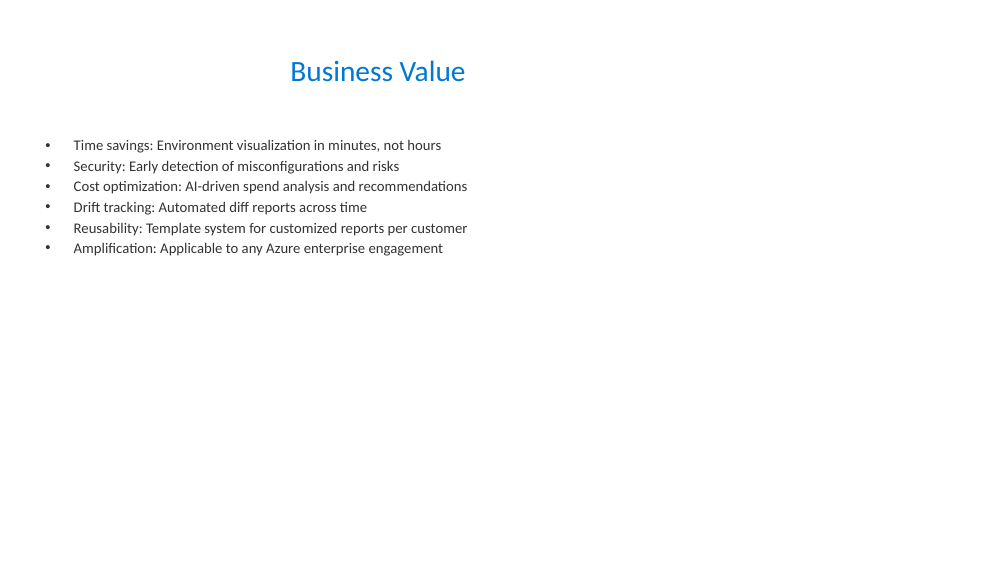
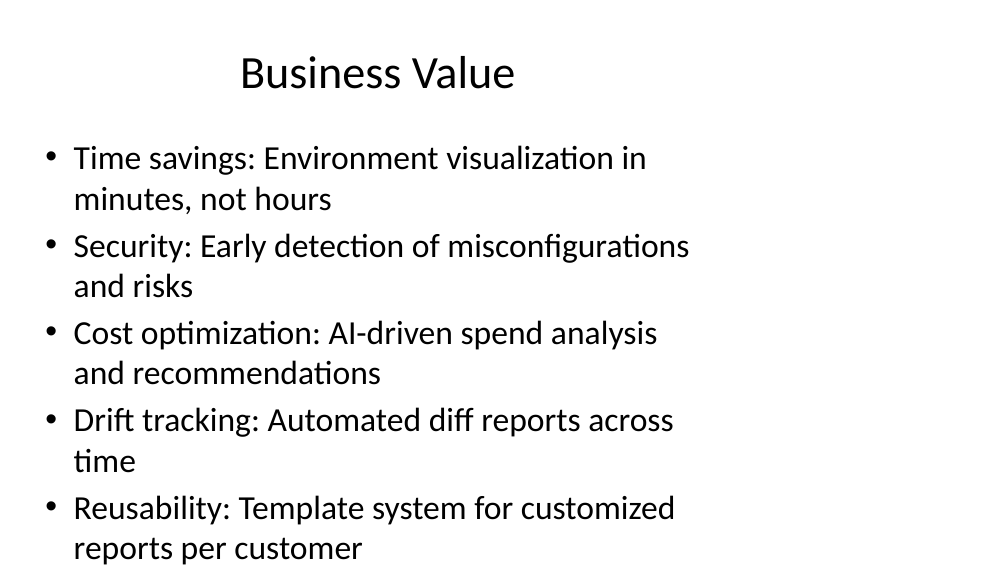
Before and after one commit to aktsmm/azure-ops-dashboard, a slide deck: slide 5 of presentations/AzureOpsDashboard.pptx. Drawn at 1008x567 pixels with LibreOffice and Linux fonts; fonts in the diff are those of the drawing. Boxes give left, top, right and bottom in pixels: in the first picture for what was removed or moved away, otherwise in the second. Text is boxed around its words. In the diff, an @@ line names an element or a change of style, - is before the commit and + after.

Commit message:
docs: regenerate PPTX with skill template script (fixed template)

```diff
--- a/presentations/AzureOpsDashboard.pptx
+++ b/presentations/AzureOpsDashboard.pptx
@@ title "Business Value" at [240, 56, 516, 89]: size 28 to 44 pt, text colour #0078D4 to #000000 @@
@@ text "Time savings: Environment visualization in ..." at [74, 145, 689, 565]: size 14 to 32 pt, text colour #333333 to #000000; more space between paragraphs @@
```
Also in this commit, not shown: 10 other slides changed.
